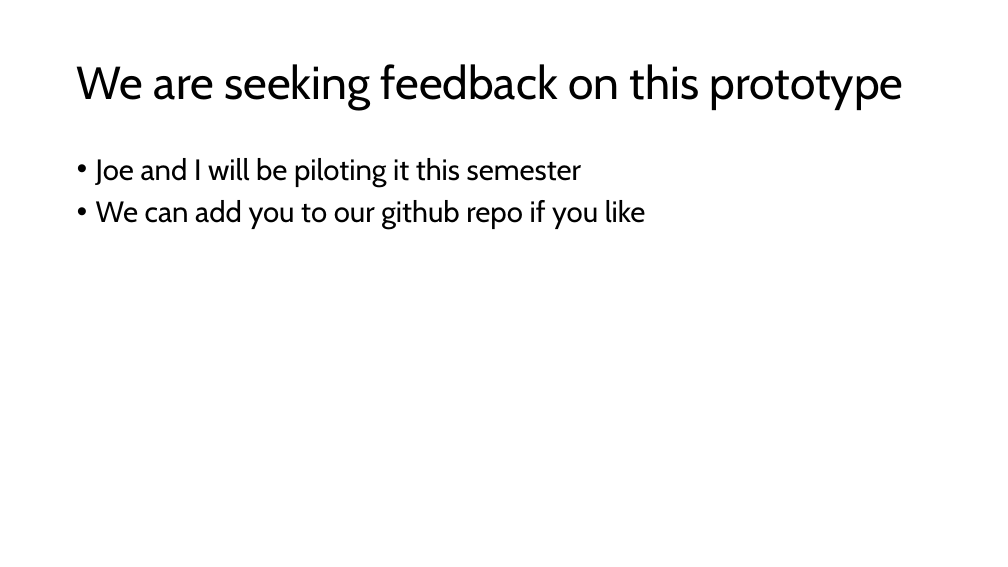
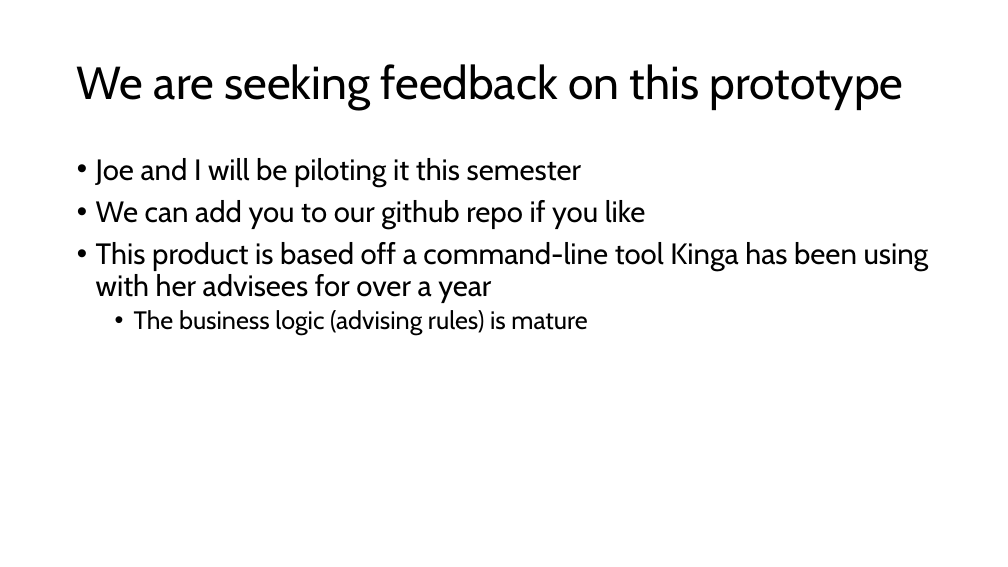
Before and after one commit to goldfrank/advisingtool, a slide deck: slide 3 of course_list_generation/DegreeMap Replacement.pptx. Drawn at 1008x567 pixels with LibreOffice and Linux fonts; fonts in the diff are those of the drawing. Boxes give left, top, right and bottom in pixels: in the first picture for what was removed or moved away, otherwise in the second. Text is boxed around its words. In the diff, an @@ line names an element or a change of style, - is before the commit and + after.

```diff
--- a/course_list_generation/DegreeMap Replacement.pptx
+++ b/course_list_generation/DegreeMap Replacement.pptx
@@ text at [96,242,929,335]: paragraphs added @@
+• This product is based off a command-line tool Kinga has been using with her advisees for over a year
+  • The business logic (advising rules) is mature
```
Also in this commit, not shown: 1 other slide changed, 1 other file.
